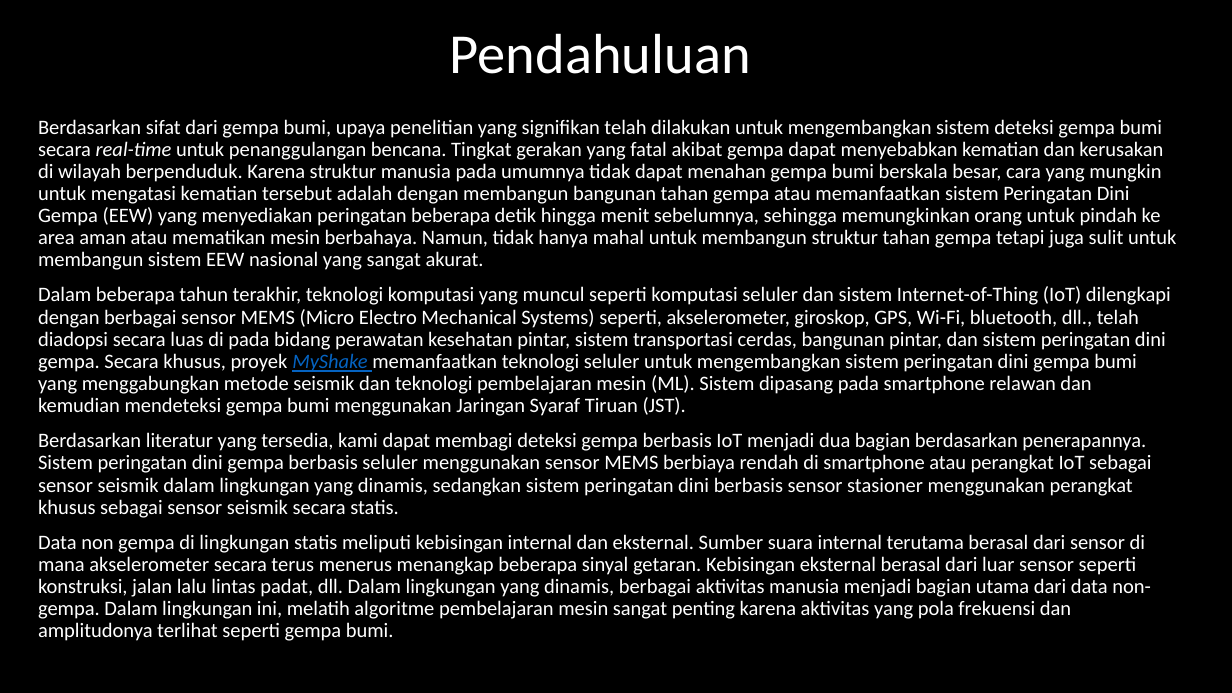
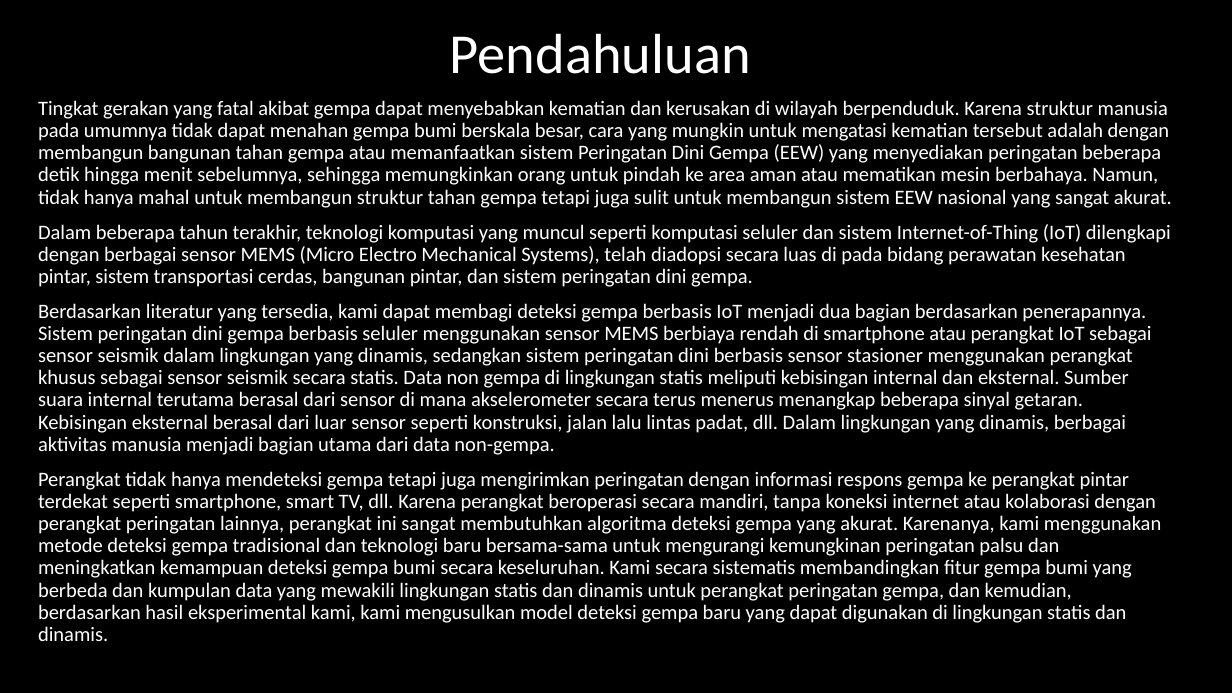
Before and after one commit to juvina03/SBP, a slide deck: slide 3 of PPT_Presentasi_SBP.pptx. Drawn at 1232x693 pixels with LibreOffice and Linux fonts; fonts in the diff are those of the drawing. Boxes give left, top, right and bottom in pixels: in the first picture for what was removed or moved away, otherwise in the second. Text is boxed around its words. In the diff, an @@ line names an element or a change of style, - is before the commit and + after.

Commit message:
ppt14slide

```diff
--- a/PPT_Presentasi_SBP.pptx
+++ b/PPT_Presentasi_SBP.pptx
@@ text at [38, 100, 1172, 641]: text changed @@
-Berdasarkan sifat dari gempa bumi, upaya penelitian yang signifikan telah dilakukan untuk mengembangkan sistem deteksi gempa bumi secara real-time untuk penanggulangan bencana. Tingkat gerakan yang fatal akibat gempa dapat menyebabkan kematian dan kerusakan di wilayah berpenduduk. Karena struktur manusia pada umumnya tidak dapat menahan gempa bumi berskala besar, cara yang mungkin untuk mengatasi kematian tersebut adalah dengan membangun bangunan tahan gempa atau memanfaatkan sistem Peringatan Dini Gempa (EEW) yang menyediakan peringatan beberapa detik hingga menit sebelumnya, sehingga memungkinkan orang untuk pindah ke area aman atau mematikan mesin berbahaya. Namun, tidak hanya mahal untuk membangun struktur tahan gempa tetapi juga sulit untuk membangun sistem EEW nasional yang sangat akurat.
-Dalam beberapa tahun terakhir, teknologi komputasi yang muncul seperti komputasi seluler dan sistem Internet-of-Thing (IoT) dilengkapi dengan berbagai sensor MEMS (Micro Electro Mechanical Systems) seperti, akselerometer, giroskop, GPS, Wi-Fi, bluetooth, dll., telah diadopsi secara luas di pada bidang perawatan kesehatan pintar, sistem transportasi cerdas, bangunan pintar, dan sistem peringatan dini gempa. Secara khusus, proyek MyShake memanfaatkan teknologi seluler untuk mengembangkan sistem peringatan dini gempa bumi yang menggabungkan metode seismik dan teknologi pembelajaran mesin (ML). Sistem dipasang pada smartphone relawan dan kemudian mendeteksi gempa bumi menggunakan Jaringan Syaraf Tiruan (JST).
-Berdasarkan literatur yang tersedia, kami dapat membagi deteksi gempa berbasis IoT menjadi dua bagian berdasarkan penerapannya. Sistem peringatan dini gempa berbasis seluler menggunakan sensor MEMS berbiaya rendah di smartphone atau perangkat IoT sebagai sensor seismik dalam lingkungan yang dinamis, sedangkan sistem peringatan dini berbasis sensor stasioner menggunakan perangkat khusus sebagai sensor seismik secara statis.
-Data non gempa di lingkungan statis meliputi kebisingan internal dan eksternal. Sumber suara internal terutama berasal dari sensor di mana akselerometer secara terus menerus menangkap beberapa sinyal getaran. Kebisingan eksternal berasal dari luar sensor seperti konstruksi, jalan lalu lintas padat, dll. Dalam lingkungan yang dinamis, berbagai aktivitas manusia menjadi bagian utama dari data non-gempa. Dalam lingkungan ini, melatih algoritme pembelajaran mesin sangat penting karena aktivitas yang pola frekuensi dan amplitudonya terlihat seperti gempa bumi.
+Tingkat gerakan yang fatal akibat gempa dapat menyebabkan kematian dan kerusakan di wilayah berpenduduk. Karena struktur manusia pada umumnya tidak dapat menahan gempa bumi berskala besar, cara yang mungkin untuk mengatasi kematian tersebut adalah dengan membangun bangunan tahan gempa atau memanfaatkan sistem Peringatan Dini Gempa (EEW) yang menyediakan peringatan beberapa detik hingga menit sebelumnya, sehingga memungkinkan orang untuk pindah ke area aman atau mematikan mesin berbahaya. Namun, tidak hanya mahal untuk membangun struktur tahan gempa tetapi juga sulit untuk membangun sistem EEW nasional yang sangat akurat.
+Dalam beberapa tahun terakhir, teknologi komputasi yang muncul seperti komputasi seluler dan sistem Internet-of-Thing (IoT) dilengkapi dengan berbagai sensor MEMS (Micro Electro Mechanical Systems), telah diadopsi secara luas di pada bidang perawatan kesehatan pintar, sistem transportasi cerdas, bangunan pintar, dan sistem peringatan dini gempa.
+Berdasarkan literatur yang tersedia, kami dapat membagi deteksi gempa berbasis IoT menjadi dua bagian berdasarkan penerapannya. Sistem peringatan dini gempa berbasis seluler menggunakan sensor MEMS berbiaya rendah di smartphone atau perangkat IoT sebagai sensor seismik dalam lingkungan yang dinamis, sedangkan sistem peringatan dini berbasis sensor stasioner menggunakan perangkat khusus sebagai sensor seismik secara statis. Data non gempa di lingkungan statis meliputi kebisingan internal dan eksternal. Sumber suara internal terutama berasal dari sensor di mana akselerometer secara terus menerus menangkap beberapa sinyal getaran. Kebisingan eksternal berasal dari luar sensor seperti konstruksi, jalan lalu lintas padat, dll. Dalam lingkungan yang dinamis, berbagai aktivitas manusia menjadi bagian utama dari data non-gempa.
+Perangkat tidak hanya mendeteksi gempa tetapi juga mengirimkan peringatan dengan informasi respons gempa ke perangkat pintar terdekat seperti smartphone, smart TV, dll. Karena perangkat beroperasi secara mandiri, tanpa koneksi internet atau kolaborasi dengan perangkat peringatan lainnya, perangkat ini sangat membutuhkan algoritma deteksi gempa yang akurat. Karenanya, kami menggunakan metode deteksi gempa tradisional dan teknologi baru bersama-sama untuk mengurangi kemungkinan peringatan palsu dan meningkatkan kemampuan deteksi gempa bumi secara keseluruhan. Kami secara sistematis membandingkan fitur gempa bumi yang berbeda dan kumpulan data yang mewakili lingkungan statis dan dinamis untuk perangkat peringatan gempa, dan kemudian, berdasarkan hasil eksperimental kami, kami mengusulkan model deteksi gempa baru yang dapat digunakan di lingkungan statis dan dinamis.
```
Also in this commit, not shown: 1 other slide changed, 2 slides removed.
